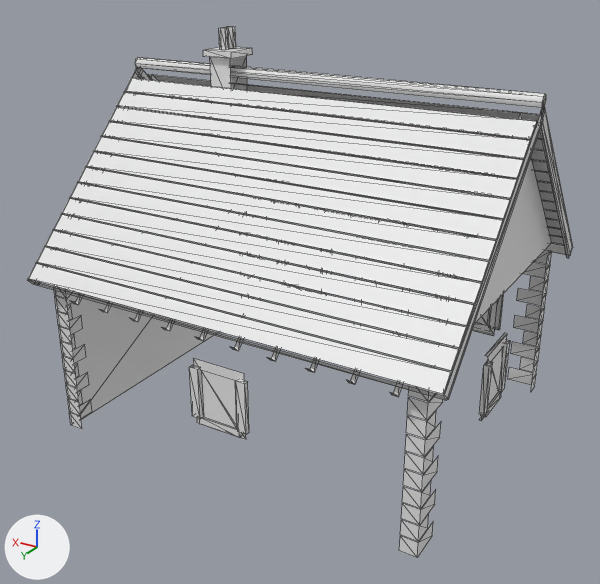
The FBX model unity/Assets/EdS/Modeles/Batiments/maison10/maison10_vallons.fbx as it was, and as the next commit left it.
Before and after are seen from a 50 mm lens placed at (-6.45, 11.19, 7.74), pointed at (0.01, 0.42, 2.36). Every picture has the same lights, and +X, +Y and +Z are marked at lower left. The first picture is the older version. Mesh edges are drawn as thin lines. Where no turn or scale is listed for an object, it has been applied to the vertices. Vertices at exactly the same position are counted once.

Objects in the first picture: 'maison10_vallons'.
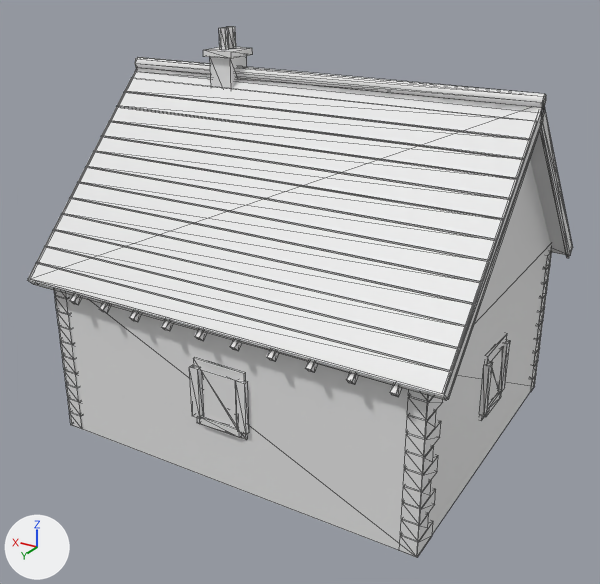
The edits, one by one:
me_maison10_vallons is used by ob_maison10_vallons; location (0.0, 0.0, 0.0).
me_maison10_vallons had 814 vertices, 734 faces and spanned x -3.5..3.5, y -2.98..2.98, z 0.0..6.4.
me_maison10_vallons now has 978 vertices, 1254 faces and spans x -3.5..3.5, y -2.98..2.98, z 0.0..6.4.
Part 1, on me_maison10_vallons:
32 vertices are added at x -3.46..3.46, y -2.95..2.95, z 0.0..5.62.
40 new vertices lie (0.0, 0.26, 0.0) away from vertices in x -2.9..2.9, y -2.71, z 0.01..2.69.
20 new vertices lie (0.26, 0.0, 0.0) away from vertices in x -3.21, y 2.2..2.4, z 0.01..2.69.
20 new vertices lie (-0.26, 0.0, 0.0) away from vertices in x 3.21, y 2.2..2.4, z 0.01..2.69.
20 new vertices lie (0.0, -0.08, 0.08) away from vertices in x -2.89..2.59, y -2.66, z 2.74.
20 new vertices lie (0.0, 0.08, 0.08) away from vertices in x -2.89..2.59, y 2.66, z 2.74.
12 new vertices lie (0.0, 0.12, 0.0) away from vertices in x -2.2..2.2, y -2.73, z 0.0..2.1.
520 new faces join them.

What differs and where, as boxes [x1, y1, x2, y2] in the pictures (600 x 584 px):
part 1 of me_maison10_vallons, added
    after: [28, 56, 567, 550]
